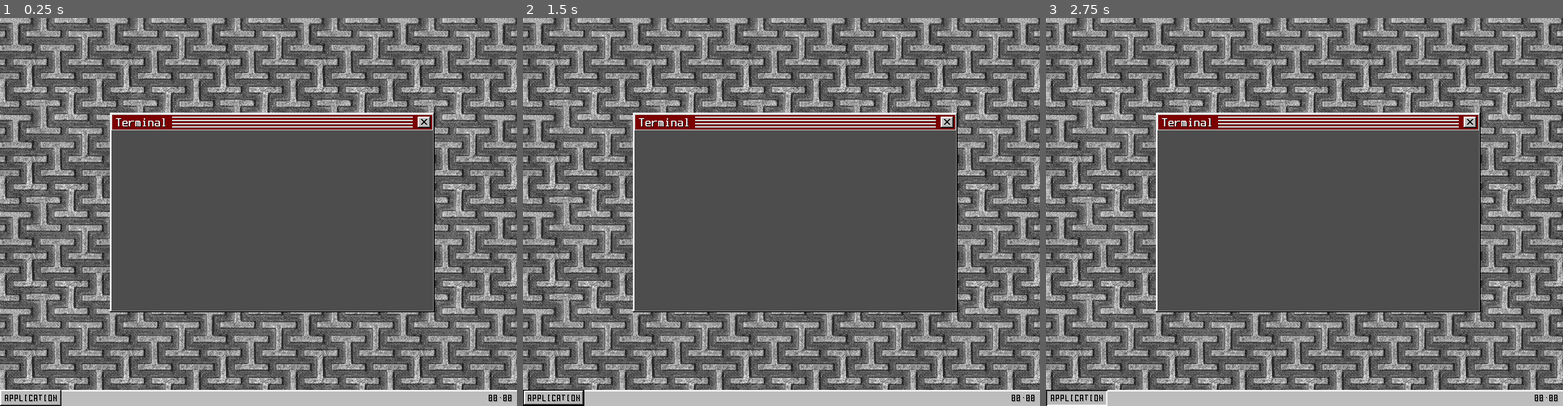
Above: before the commit, frames 1-3 (left to right).
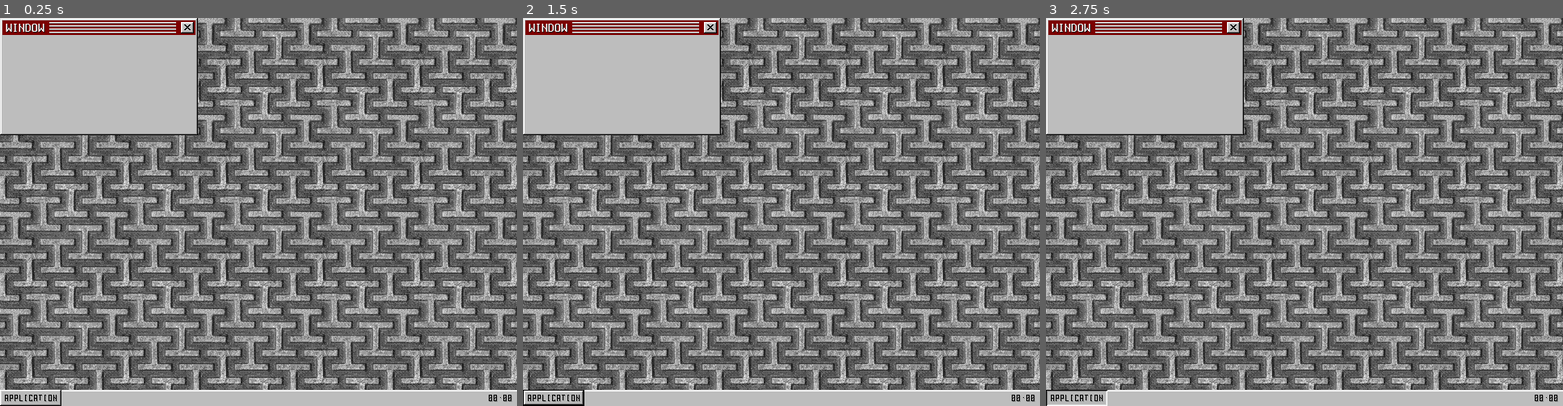
Above: after the commit, the same moments.

Repository: jeff-fantastic/steelbian-widget
Game: Godot game, scene res://main/main.tscn
Two runs of this game, one before a commit and one after it. Both use one fixed random seed, a clock stepped at 60 frames per second and the inputs below. The project has no main scene, so this scene is started directly.
Inputs:
- Up to frame 1 (0.25 s): no input
- Up to frame 2 (1.5 s): click "APPLICATION" at 0.5 s; click "APPLICATION" at 1.25 s
- Up to frame 3 (2.75 s): click "APPLICATION" at 2 s

The runs differ from the first frame. In frame 1, 37% of the frame differs, in the area x 0-85%, y 0-76%; in frame 2, 37%; in frame 3, 37%.

Commit message:
window dragging

Diff:
--- a/main/main.tscn
+++ b/main/main.tscn
@@ -74,9 +74,8 @@
 vertical_alignment = 1
 
 [node name="window" parent="desktop" instance=ExtResource("3_b56jo")]
-offset_left = 136.0
-offset_top = 117.0
-offset_right = 136.08
-offset_bottom = 116.8
+offset_right = 0.0799866
+offset_bottom = -0.200043
 grow_horizontal = 2
 grow_vertical = 2
+metadata/_edit_use_anchors_ = true
--- a/main/scene/window.tscn
+++ b/main/scene/window.tscn
@@ -1,10 +1,12 @@
-[gd_scene load_steps=12 format=3 uid="uid://bydnux7x87sfx"]
+[gd_scene load_steps=14 format=3 uid="uid://bydnux7x87sfx"]
 
+[ext_resource type="Script" path="res://main/script/window.gd" id="1_07ssy"]
 [ext_resource type="Theme" uid="uid://cscc6awgjeb1d" path="res://theme.tres" id="1_jjvj6"]
 [ext_resource type="Texture2D" uid="uid://cxhf4ynvd61wl" path="res://main/theme/wskin.png" id="2_640l5"]
 [ext_resource type="FontFile" uid="uid://bemabpntk0hix" path="res://main/fnt/terminus-ttf-4.49.3/TerminusTTF-Bold-4.49.3.ttf" id="3_sua7s"]
 [ext_resource type="Texture2D" uid="uid://bydvuvniyuchc" path="res://main/theme/wclose.png" id="3_u8iyr"]
 [ext_resource type="Texture2D" uid="uid://bmw5naepo66gt" path="res://main/theme/wclosepress.png" id="4_kuhr8"]
+[ext_resource type="Script" path="res://main/script/titlebar.gd" id="4_vcd5i"]
 
 [sub_resource type="StyleBoxTexture" id="StyleBoxTexture_rh8lq"]
 texture = ExtResource("2_640l5")
@@ -42,14 +44,14 @@
 texture_margin_right = 2.0
 texture_margin_bottom = 2.0
 region_rect = Rect2(0, 21, 64, 43)
-draw_center = false
 
 [node name="window" type="Control"]
 layout_mode = 3
-anchor_right = 0.628
-anchor_bottom = 0.515
-offset_right = 0.0799866
-offset_bottom = -0.200027
+anchor_right = 0.384
+anchor_bottom = 0.304
+offset_right = 0.23999
+offset_bottom = 0.0799866
+script = ExtResource("1_07ssy")
 metadata/_edit_group_ = true
 
 [node name="sort" type="VBoxContainer" parent="."]
@@ -60,12 +62,14 @@
 grow_horizontal = 2
 grow_vertical = 2
 theme_override_constants/separation = 0
+metadata/_edit_use_anchors_ = true
 
 [node name="titlebar" type="PanelContainer" parent="sort"]
 custom_minimum_size = Vector2(0, 21)
 layout_mode = 2
 theme = ExtResource("1_jjvj6")
 theme_override_styles/panel = SubResource("StyleBoxTexture_rh8lq")
+script = ExtResource("4_vcd5i")
 
 [node name="sort" type="HBoxContainer" parent="sort/titlebar"]
 layout_mode = 2
@@ -77,7 +81,7 @@
 size_flags_horizontal = 0
 size_flags_vertical = 1
 theme_override_styles/normal = SubResource("StyleBoxFlat_gsn0l")
-text = "Terminal"
+text = "WINDOW"
 label_settings = SubResource("LabelSettings_uw7cx")
 vertical_alignment = 2
 
@@ -102,6 +106,13 @@
 
 [node name="application" type="SubViewport" parent="sort/container/display"]
 unique_name_in_owner = true
+transparent_bg = true
 handle_input_locally = false
-size = Vector2i(398, 223)
+canvas_item_default_texture_filter = 0
+audio_listener_enable_2d = true
+audio_listener_enable_3d = true
+size = Vector2i(242, 122)
 render_target_update_mode = 4
+
+[connection signal="close_requested" from="sort/titlebar" to="." method="close_requested"]
+[connection signal="gui_input" from="sort/titlebar" to="." method="_titlebar_dragged"]
--- /dev/null
+++ b/main/script/titlebar.gd
@@ -0,0 +1,22 @@
+# titlebar.gd
+class_name WM_Titlebar extends PanelContainer
+
+'''
+Manages Titlebar
+'''
+
+## Fired when close button is pressed
+signal close_requested()
+
+## Reference to name
+@onready var titlebar_name := $sort/window_name
+## Reference to close button
+@onready var titlebar_close := $sort/window_close
+
+func _ready() -> void:
+	# Verify we are child of WM_Window
+	assert(owner is WM_Window)
+
+	# Get name from owner
+	var wm_window = owner as WM_Window
+	titlebar_name.text = wm_window.wm_name
--- /dev/null
+++ b/main/script/window.gd
@@ -0,0 +1,37 @@
+# window.gd
+class_name WM_Window extends Control
+
+'''
+Manages Window
+'''
+
+@export_category("WM_Window")
+## The name of the window
+@export var wm_name : String = "WINDOW"
+
+## Whether or not window is following mouse
+var following_mouse : bool = false
+## The starting position of the window drag
+var drag_spos : Vector2 = Vector2.ZERO
+
+func _process(delta : float) -> void:
+	if following_mouse:
+		global_position = global_position + get_global_mouse_position() - drag_spos
+
+# FUNCTION
+#-------------------------------------------------------------------------------
+
+# Ran when close is requested
+func close_requested() -> void:
+	# Remove self
+	queue_free()
+
+func _titlebar_dragged(event : InputEvent) -> void:
+	# Check for mouse movement
+	if event is InputEventMouseMotion:
+		# Check if mouse is held down
+		if event.button_mask != MOUSE_BUTTON_MASK_LEFT:
+			return
+
+		# Start moving window
+		global_position += event.relative
--- a/project.godot
+++ b/project.godot
@@ -26,9 +26,19 @@
 window/stretch/mode="viewport"
 window/stretch/scale_mode="integer"
 
+[input]
+
+mouse_lmb={
+"deadzone": 0.5,
+"events": [Object(InputEventMouseButton,"resource_local_to_scene":false,"resource_name":"","device":-1,"window_id":0,"alt_pressed":false,"shift_pressed":false,"ctrl_pressed":false,"meta_pressed":false,"button_mask":1,"position":Vector2(108, 25),"global_position":Vector2(797, 373),"factor":1.0,"button_index":1,"canceled":false,"pressed":true,"double_click":false,"script":null)
+]
+}
+
 [physics]
 
 3d/run_on_separate_thread=true
+common/physics_ticks_per_second=24
+common/max_physics_steps_per_frame=4
 
 [rendering]
 
